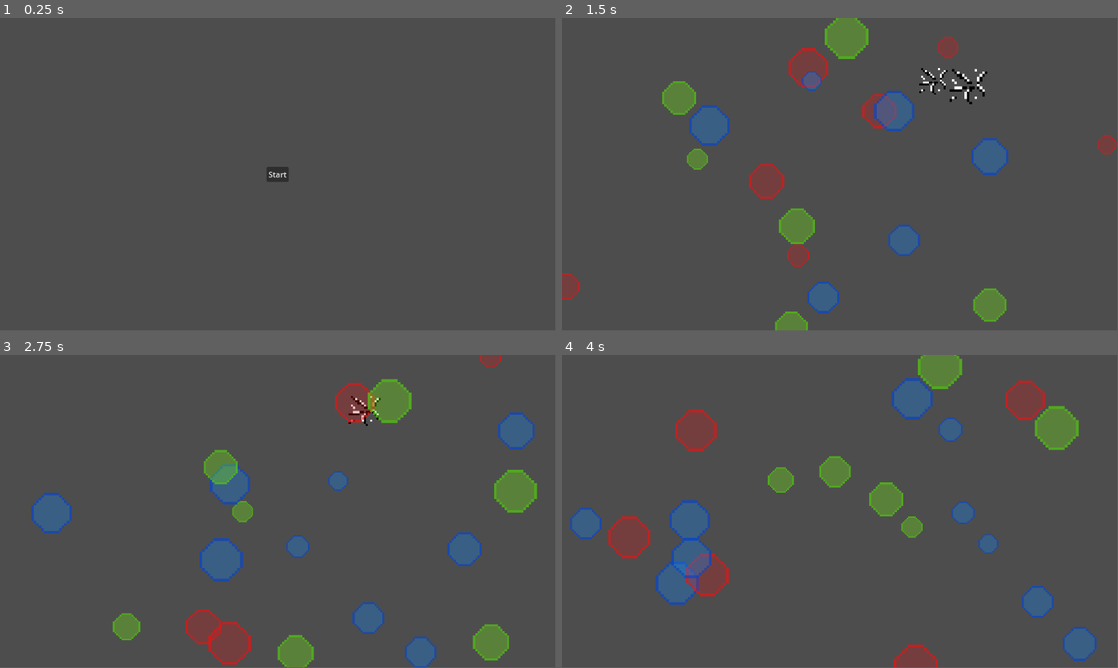
Above: before the commit, frames 1-4 (two rows, left to right).
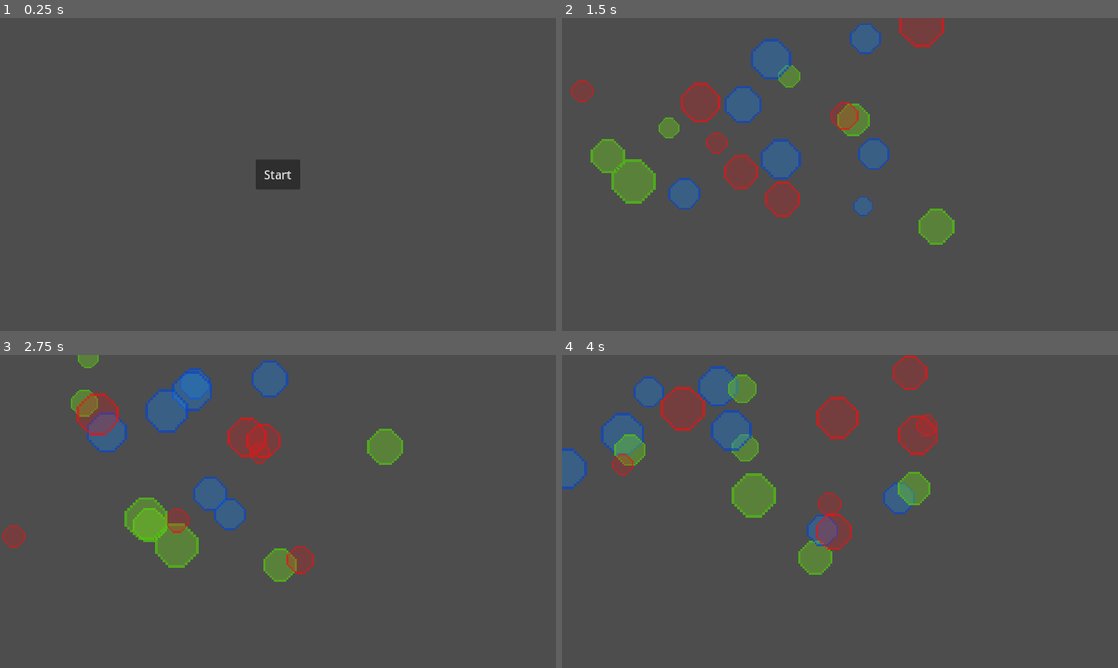
Above: after the commit, the same moments.

Repository: PavloPol/FirstMobileTest
Game: Godot game, scene res://main.tscn
Same seed, same stepped clock (60 frames per second), same inputs: the game is played once before the commit and once after it.
Inputs (mouse positions are in pixels of both pictures, inside the frame that each line leads up to):
- Up to frame 1 (0.25 s): no input
- Up to frame 2 (1.5 s): click "Start" at 0.5 s; move the mouse to (945, 80) at 1.27 s; click (945, 80) at 1.42 s
- Up to frame 3 (2.75 s): move the mouse to (350, 420) at 2.02 s; click (350, 420) at 2.17 s
- Up to frame 4 (4 s): move the mouse to (984, 652) at 2.77 s; click (984, 652) at 2.92 s; move the mouse to (867, 520) at 3.52 s; click (867, 520) at 3.67 s
In our replay, the window is 799x449 before the commit and 800x450 after it. These sizes can differ from the game's own. Grey fills any space a smaller window leaves; there, only what the larger window draws over its background counts as a difference.

The runs differ from the first frame. In frame 1, 0.6% of the frame differs, in the area x 46-54%, y 45-55%; in frame 2, 17%; in frame 3, 19%; in frame 4, 20%, in the area x 0-97%, y 0-100%.

Commit message:
interface improvment

Diff:
--- a/main.tscn
+++ b/main.tscn
@@ -13,15 +13,15 @@
 anchor_top = 0.5
 anchor_right = 0.5
 anchor_bottom = 0.5
-offset_left = -23.0
-offset_top = -15.5
-offset_right = 23.0
-offset_bottom = 15.5
+offset_left = -46.0
+offset_top = -31.0
+offset_right = 46.0
+offset_bottom = 31.0
 grow_horizontal = 2
 grow_vertical = 2
-size_flags_horizontal = 4
-size_flags_vertical = 4
+theme_override_font_sizes/font_size = 24
 text = "Start"
+metadata/_edit_use_anchors_ = true
 
 [node name="Bubles" type="Node2D" parent="."]
 
--- a/project.godot
+++ b/project.godot
@@ -18,6 +18,7 @@
 [display]
 
 window/size/mode=3
+window/stretch/mode="canvas_items"
 
 [rendering]
 
